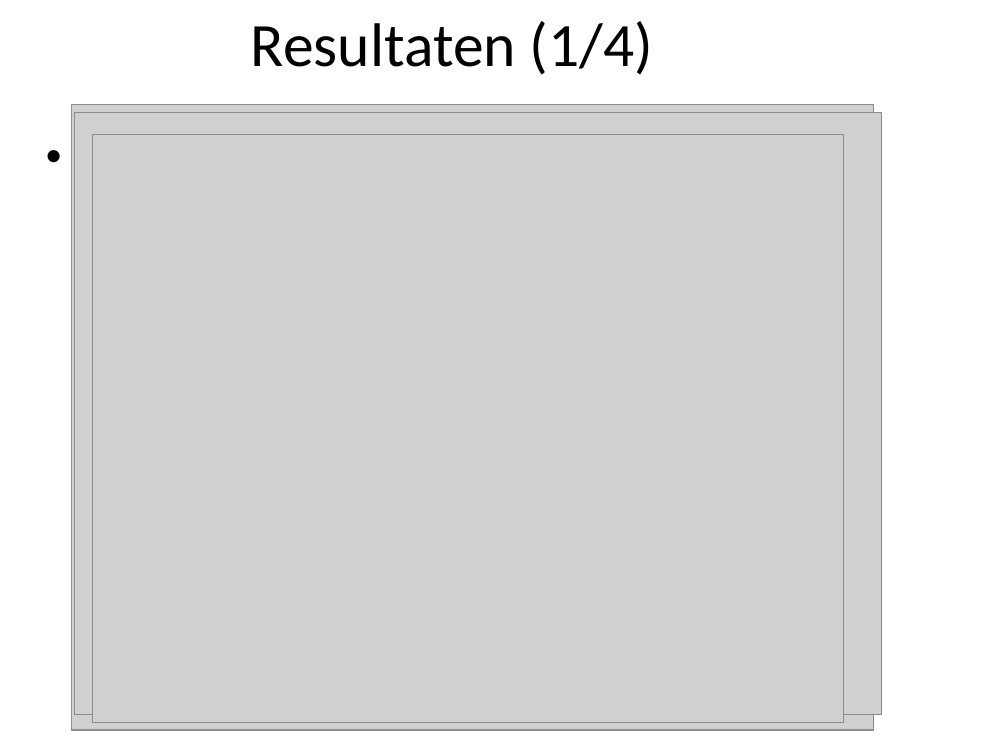
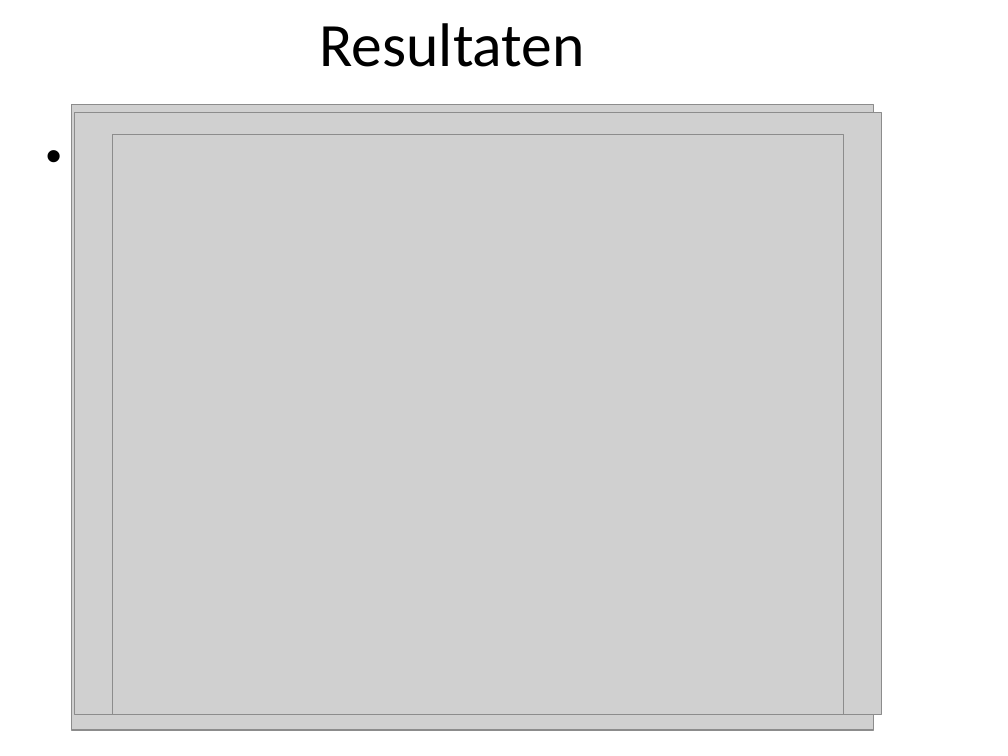
Before and after one commit to marten2/Heuristieken, a slide deck: slide 8 of niks.ppt (slide 9 before the commit). Drawn at 1008x756 pixels with LibreOffice and Linux fonts; fonts in the diff are those of the drawing; grey boxes stand for pictures; background and template pictures are left out. Boxes give left, top, right and bottom in pixels: in the first picture for what was removed or moved away, otherwise in the second. Text is boxed around its words. In the diff, an @@ line names an element or a change of style, - is before the commit and + after.

```diff
--- a/niks.ppt
+++ b/niks.ppt
@@ title at (320,23,585,67): text changed @@
-Resultaten (1/4)
+Resultaten
@@ picture: place and size @@
-picture at (93,135,844,723)
+picture at (113,135,843,715)
```
Also in this commit, not shown: 9 other slides changed, 2 slides removed, 4 other files.
